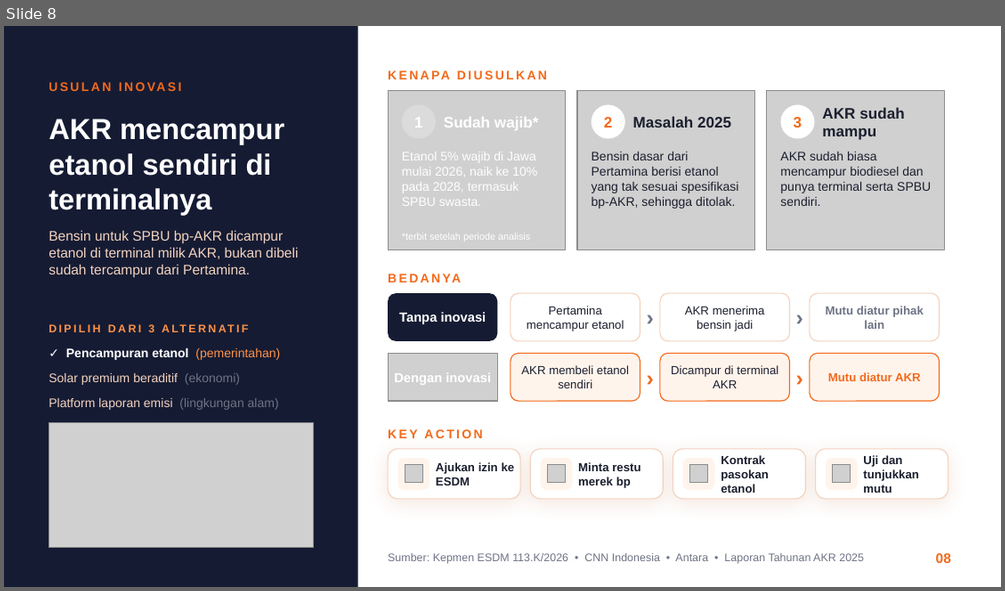
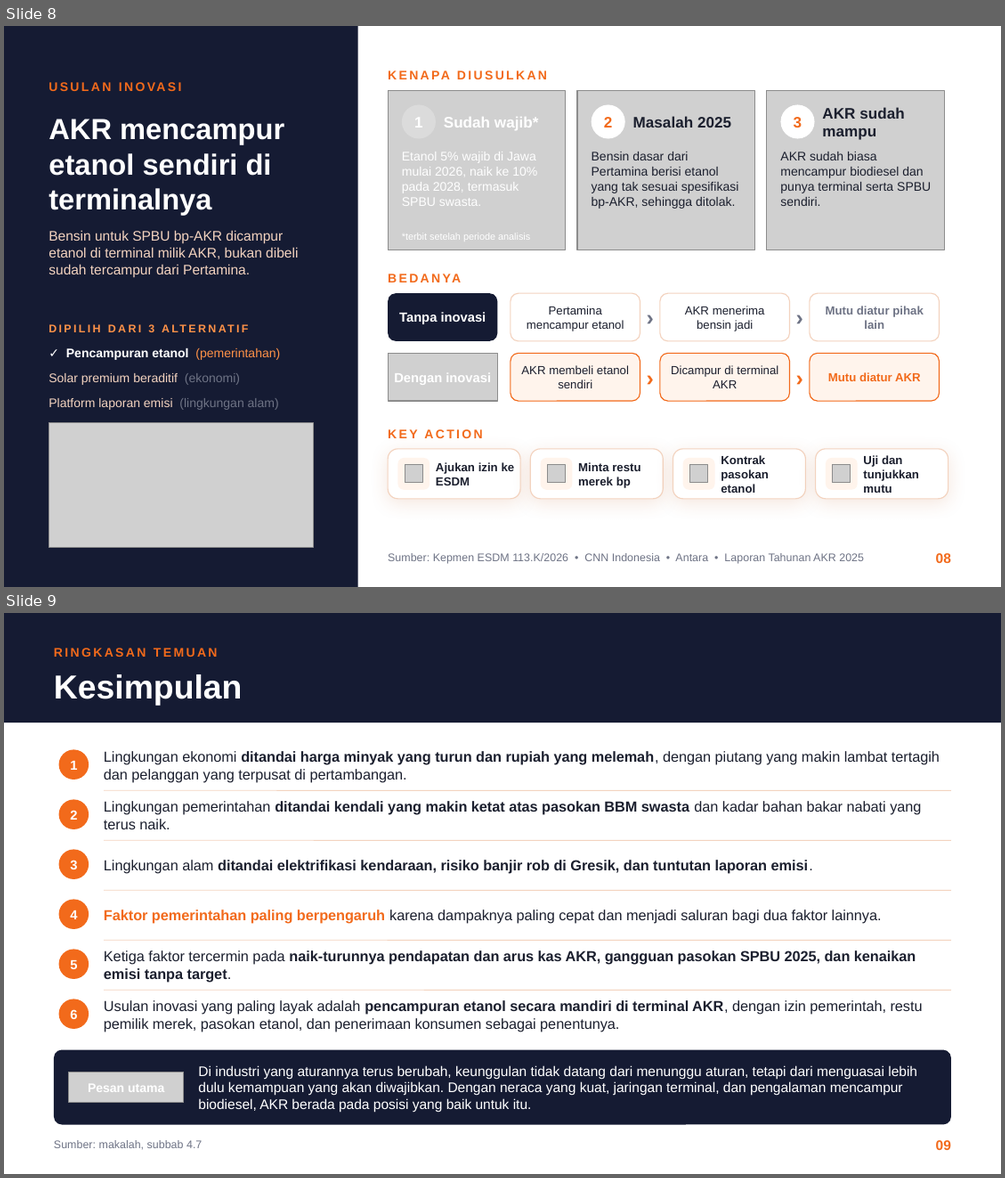
Before and after one commit to aslihabnuri/Dom-Manipulation, a slide deck: output-paper-GBE/Presentasi GBE - Aulia Sisca Rahmadiyanti - SEMBA 51A - PT AKR Corporindo Tbk.pptx. Shown one above the other, each under a label of ours: slide 8 before the commit, slides 8 and 9 after it. The pictures are 1005x591 and 1005x1178 pixels, drawn with LibreOffice and Linux fonts; fonts in the diff are those of the drawing; grey boxes stand for pictures; background and template pictures are left out. Boxes give left, top, right and bottom in pixels: in the first picture for what was removed or moved away, otherwise in the second. Text is boxed around its words. In the diff, an @@ line names an element or a change of style, - is before the commit and + after.

```diff
--- a/output-paper-GBE/Presentasi GBE - Aulia Sisca Rahmadiyanti - SEMBA 51A - PT AKR Corporindo Tbk.pptx
+++ b/output-paper-GBE/Presentasi GBE - Aulia Sisca Rahmadiyanti - SEMBA 51A - PT AKR Corporindo Tbk.pptx
@@ slide 9 added at bbox=[4, 613, 1001, 1174], background picture (left out) @@
@@ rectangle added at bbox=[4, 613, 1001, 722], fill #151B33 @@
@@ text added at bbox=[54, 648, 218, 657], 9 pt, text #F26A1B, bold @@
+RINGKASAN TEMUAN
@@ text added at bbox=[54, 674, 242, 705], 24 pt, text #FFFFFF, bold @@
+Kesimpulan
@@ ellipse added at bbox=[59, 749, 89, 779], fill #F26A1B @@
@@ text added at bbox=[70, 761, 77, 770], 9.5 pt, text #FFFFFF, bold @@
+1
@@ text added at bbox=[104, 751, 939, 782], 10.5 pt, text #1B1F2E @@
+Lingkungan ekonomi ditandai harga minyak yang turun dan rupiah yang melemah, dengan piutang yang makin lambat tertagih dan pelanggan yang terpusat di pertambangan.
@@ ellipse added at bbox=[59, 799, 89, 829], fill #F26A1B @@
@@ line added from (104, 790) to (951, 790), #F3D3BF 0.5 pt @@
@@ text added at bbox=[70, 810, 77, 819], 9.5 pt, text #FFFFFF, bold @@
+2
@@ text added at bbox=[104, 801, 921, 829], 10.5 pt, text #1B1F2E @@
+Lingkungan pemerintahan ditandai kendali yang makin ketat atas pasokan BBM swasta dan kadar bahan bakar nabati yang terus naik.
@@ ellipse added at bbox=[59, 849, 89, 879], fill #F26A1B @@
@@ line added from (104, 840) to (951, 840), #F3D3BF 0.5 pt @@
@@ text added at bbox=[70, 860, 77, 869], 9.5 pt, text #FFFFFF, bold @@
+3
@@ text added at bbox=[104, 860, 813, 874], 10.5 pt, text #1B1F2E, bold @@
+Lingkungan alam ditandai elektrifikasi kendaraan, risiko banjir rob di Gresik, dan tuntutan laporan emisi.
@@ ellipse added at bbox=[59, 899, 89, 929], fill #F26A1B @@
@@ line added from (104, 890) to (951, 890), #F3D3BF 0.5 pt @@
@@ text added at bbox=[70, 910, 77, 919], 9.5 pt, text #FFFFFF, bold @@
+4
@@ text added at bbox=[104, 909, 882, 924], 10.5 pt, text #1B1F2E @@
+Faktor pemerintahan paling berpengaruh karena dampaknya paling cepat dan menjadi saluran bagi dua faktor lainnya.
@@ ellipse added at bbox=[59, 949, 89, 979], fill #F26A1B @@
@@ line added from (104, 940) to (951, 940), #F3D3BF 0.5 pt @@
@@ text added at bbox=[104, 950, 915, 981], 10.5 pt, text #1B1F2E, bold @@
+Ketiga faktor tercermin pada naik-turunnya pendapatan dan arus kas AKR, gangguan pasokan SPBU 2025, dan kenaikan emisi tanpa target.
@@ text added at bbox=[70, 960, 77, 969], 9.5 pt, text #FFFFFF, bold @@
+5
@@ ellipse added at bbox=[59, 998, 89, 1029], fill #F26A1B @@
@@ text added at bbox=[70, 1010, 77, 1019], 9.5 pt, text #FFFFFF, bold @@
+6
@@ line added from (104, 989) to (951, 989), #F3D3BF 0.5 pt @@
@@ text added at bbox=[104, 1000, 922, 1031], 10.5 pt, text #1B1F2E @@
+Usulan inovasi yang paling layak adalah pencampuran etanol secara mandiri di terminal AKR, dengan izin pemerintah, restu pemilik merek, pasokan etanol, dan penerimaan konsumen sebagai penentunya.
@@ rounded rectangle added at bbox=[54, 1050, 951, 1125], fill #151B33 @@
@@ text added at bbox=[198, 1065, 917, 1111], 10 pt, text #FFFFFF @@
+Di industri yang aturannya terus berubah, keunggulan tidak datang dari menunggu aturan, tetapi dari menguasai lebih dulu kemampuan yang akan diwajibkan. Dengan neraca yang kuat, jaringan terminal, dan pengalaman mencampur biodiesel, AKR berada pada posisi yang baik untuk itu.
@@ picture added at bbox=[69, 1071, 184, 1103] @@
@@ text added at bbox=[88, 1084, 164, 1092], 9 pt, text #FFFFFF, bold @@
+Pesan utama
@@ text added at bbox=[54, 1140, 202, 1150], 8 pt, text #6E7385 @@
+Sumber: makalah, subbab 4.7
@@ text added at bbox=[936, 1140, 951, 1150], 10 pt, text #F26A1B, bold @@
+09
```
Also in this commit, not shown: 4 slides changed, 1 slide removed, 3 other files.
